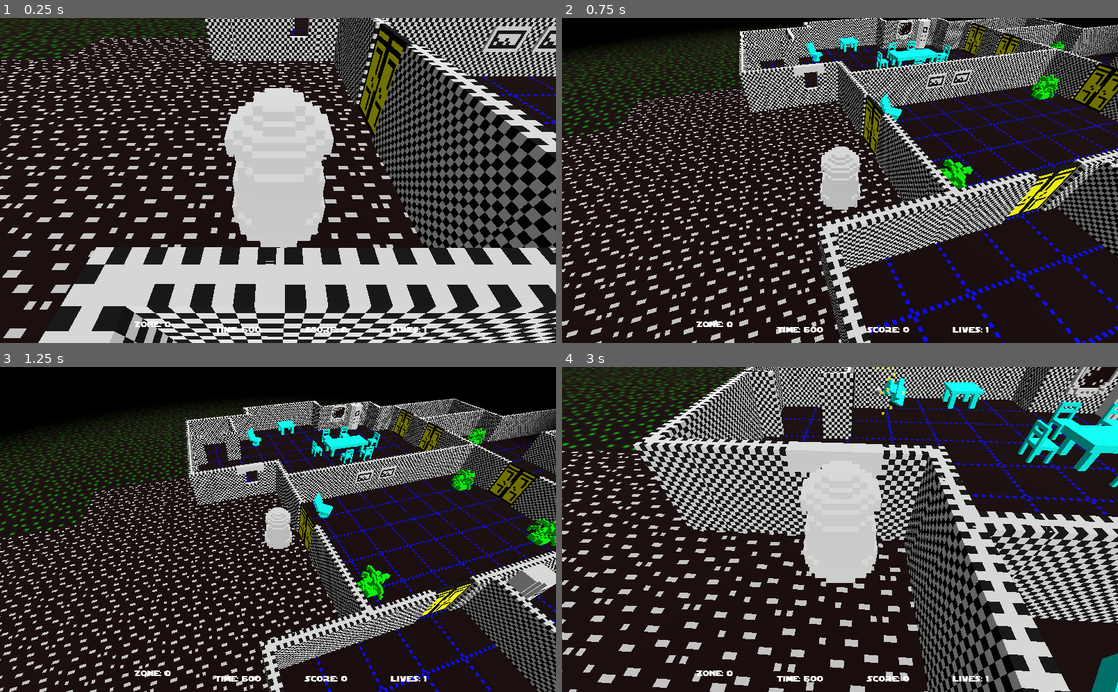
Above: before the commit, frames 1-4 (two rows, left to right).
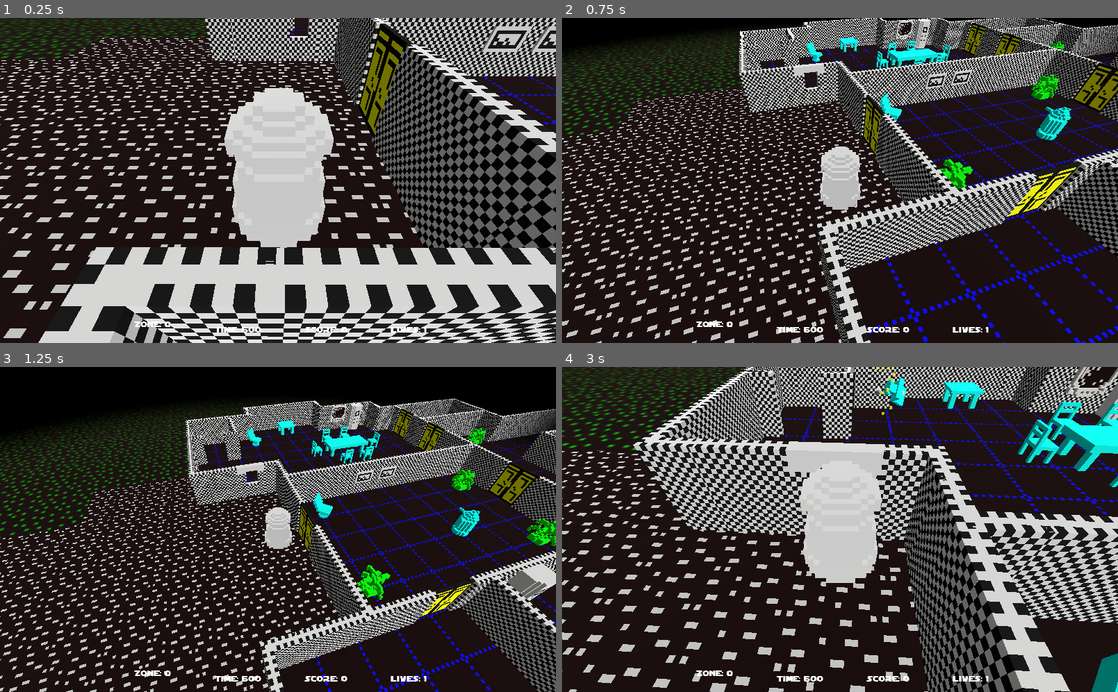
Above: after the commit, the same moments.

Repository: SteveSmith16384/LaserSquadFPS
Game: Godot game, scene res://Main.tscn
Same seed, same stepped clock (60 frames per second), same inputs: the game is played once before the commit and once after it.
Inputs (mouse positions are in pixels of both pictures, inside the frame that each line leads up to):
- Up to frame 1 (0.25 s): no input
- Up to frame 2 (0.75 s): move the mouse to (867, 180) at 0.52 s; hold W (move_forward) from 0.53 s (still down); tap 2 (camera_back) at 0.6 s
- Up to frame 3 (1.25 s): keep holding W (move_forward)
- Up to frame 4 (3 s): keep holding W (move_forward); move the mouse to (812, 529) at 1.27 s; tap 1 (camera_fwd) at 1.35 s; move the mouse to (851, 523) at 2.02 s; press the mouse at (851, 523) at 2.03 s; move the mouse to (834, 536) at 2.77 s; release the mouse at (834, 536) at 2.78 s; tap F (toggle_first_person) at 2.85 s

Frame 1 is identical in both runs. In frame 2, 0.4% of the frame differs, in the area x 38-92%, y 7-38%; in frame 3, 0.3%; in frame 4, less than 0.1%.

Commit message:
Added first droid

Diff:
--- /dev/null
+++ b/src/EnemyDroid.gd
@@ -0,0 +1,48 @@
+extends KinematicBody
+
+var main : Main
+var player : Spatial
+
+var player_in_area = false
+var can_see_player = false
+
+
+func _ready():
+	main = get_tree().get_root().get_node("Main")
+	player = main.get_node("Player")
+	pass
+
+
+func _process(delta):
+	if player_in_area && can_see_player:
+		var us = self.translation
+		var them = player.translation
+		var wtransform = global_transform.looking_at(Vector3(them.x,us.y,them.z),Vector3(0,1,0))
+		var wrotation = Quat(global_transform.basis).slerp(Quat(wtransform.basis), delta*5)
+		self.global_transform = Transform(Basis(wrotation), global_transform.origin)
+		pass
+	else:
+		#self.rotation_degrees.y += 80 * delta * dir
+		pass
+	pass
+
+
+func _physics_process(delta):
+	if player_in_area:
+		#todo only every so often
+		var space_state = get_world().direct_space_state
+		var result : Dictionary = space_state.intersect_ray(self.translation, player.translation, [player]);
+		can_see_player = result.empty()
+	pass
+
+func _on_Area_body_entered(body):
+	if body == player:
+		player_in_area = true
+	pass
+
+
+
+func _on_Area_body_exited(body):
+	if body == player:
+		player_in_area = false
+	pass # Replace with function body.
--- /dev/null
+++ b/src/EnemyDroid.tscn
@@ -0,0 +1,31 @@
+[gd_scene load_steps=6 format=2]
+
+[ext_resource path="res://Assets/models/the_assassins/enemy_droid.obj" type="ArrayMesh" id=1]
+[ext_resource path="res://EnemyDroid.gd" type="Script" id=2]
+[ext_resource path="res://Resources/Cyan_Material.tres" type="Material" id=3]
+
+[sub_resource type="CylinderShape" id=1]
+radius = 0.504654
+height = 1.4635
+
+[sub_resource type="ConvexPolygonShape" id=2]
+points = PoolVector3Array( 0, 1, 0, -5, 0, -10, -5, 2, -10, 5, 0, -10, 5, 2, -10 )
+
+[node name="EnemyDroid" type="KinematicBody"]
+script = ExtResource( 2 )
+
+[node name="MeshInstance" type="MeshInstance" parent="."]
+transform = Transform( 1, 0, 0, 0, 1, 0, 0, 0, 1, 1.44667, 0.125391, -1.36257 )
+mesh = ExtResource( 1 )
+material/0 = ExtResource( 3 )
+
+[node name="CollisionShape" type="CollisionShape" parent="."]
+transform = Transform( 1, 0, 0, 0, 1, 0, 0, 0, 1, 0, 0.723337, 0 )
+shape = SubResource( 1 )
+
+[node name="Area" type="Area" parent="."]
+
+[node name="CollisionShape" type="CollisionShape" parent="Area"]
+shape = SubResource( 2 )
+[connection signal="body_entered" from="Area" to="." method="_on_Area_body_entered"]
+[connection signal="body_exited" from="Area" to="." method="_on_Area_body_exited"]
--- a/src/IndoorFloor.tscn
+++ b/src/IndoorFloor.tscn
@@ -1,6 +1,5 @@
-[gd_scene load_steps=5 format=2]
+[gd_scene load_steps=4 format=2]
 
-[ext_resource path="res://Assets/models/the_assassins/indoor_floor-0-indoor_floor1.obj" type="ArrayMesh" id=1]
 [ext_resource path="res://Assets/models/the_assassins/indoor_floor2-0-indoor_floor2.png" type="Texture" id=2]
 [ext_resource path="res://Assets/models/the_assassins/indoor_floor2-0-indoor_floor2.obj" type="ArrayMesh" id=3]
 
@@ -9,11 +8,6 @@
 
 [node name="Spatial" type="Spatial"]
 
-[node name="IndoorFloor" type="MeshInstance" parent="."]
-visible = false
-mesh = ExtResource( 1 )
-material/0 = null
-
 [node name="MeshInstance" type="MeshInstance" parent="."]
 mesh = ExtResource( 3 )
 material/0 = SubResource( 1 )
--- a/src/SternersHouse.tscn
+++ b/src/SternersHouse.tscn
@@ -20,6 +20,7 @@
 [ext_resource path="res://Chair2.tscn" type="PackedScene" id=18]
 [ext_resource path="res://Wall_Window.tscn" type="PackedScene" id=19]
 [ext_resource path="res://Picture.tscn" type="PackedScene" id=20]
+[ext_resource path="res://EnemyDroid.tscn" type="PackedScene" id=21]
 
 [node name="SternersHouse" type="Spatial"]
 
@@ -1509,3 +1510,6 @@
 
 [node name="WallHalf21" parent="." instance=ExtResource( 4 )]
 transform = Transform( -1.62921e-07, 0, 1, 0, 1, 0, -1, 0, -1.62921e-07, 24.0105, 0, 7.52856 )
+
+[node name="EnemyDroid" parent="." instance=ExtResource( 21 )]
+transform = Transform( 1, 0, 0, 0, 1, 0, 0, 0, 1, 12.8, 0, 4.8 )
Not shown, added: src/Assets/models/the_assassins/enemy_droid.mtl
Not shown, added: src/Assets/models/the_assassins/enemy_droid.obj
Not shown, added: src/Assets/models/the_assassins/enemy_droid.obj.import
Binary file added: src/Assets/models/the_assassins/enemy_droid.png
Not shown, added: src/Assets/models/the_assassins/enemy_droid.png.import
Not shown: 1 places in src/SternersHouse.tscn that only renumber resources
Not shown, added: vox/the_assassins/enemy_droid.vox
